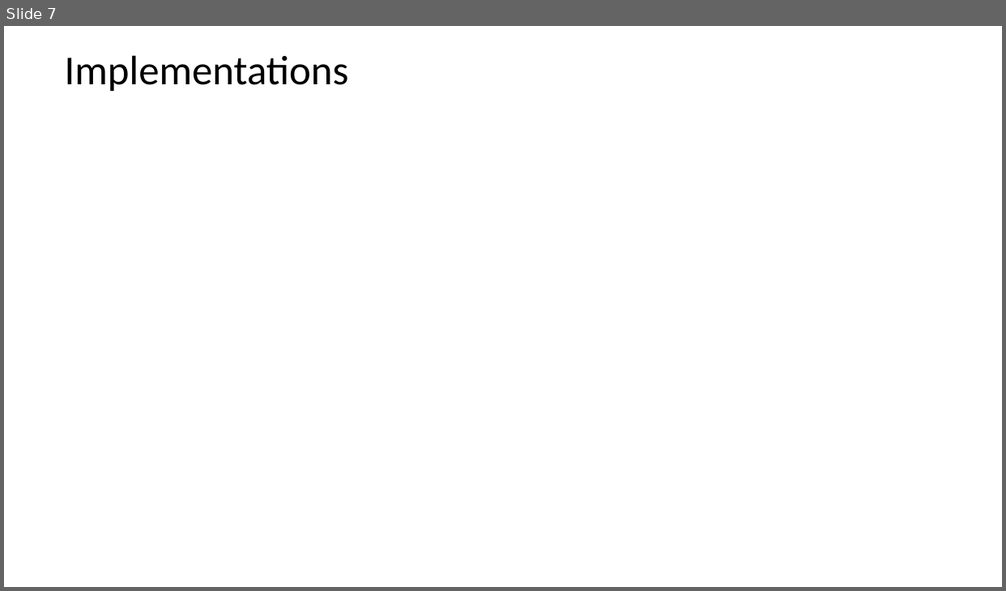
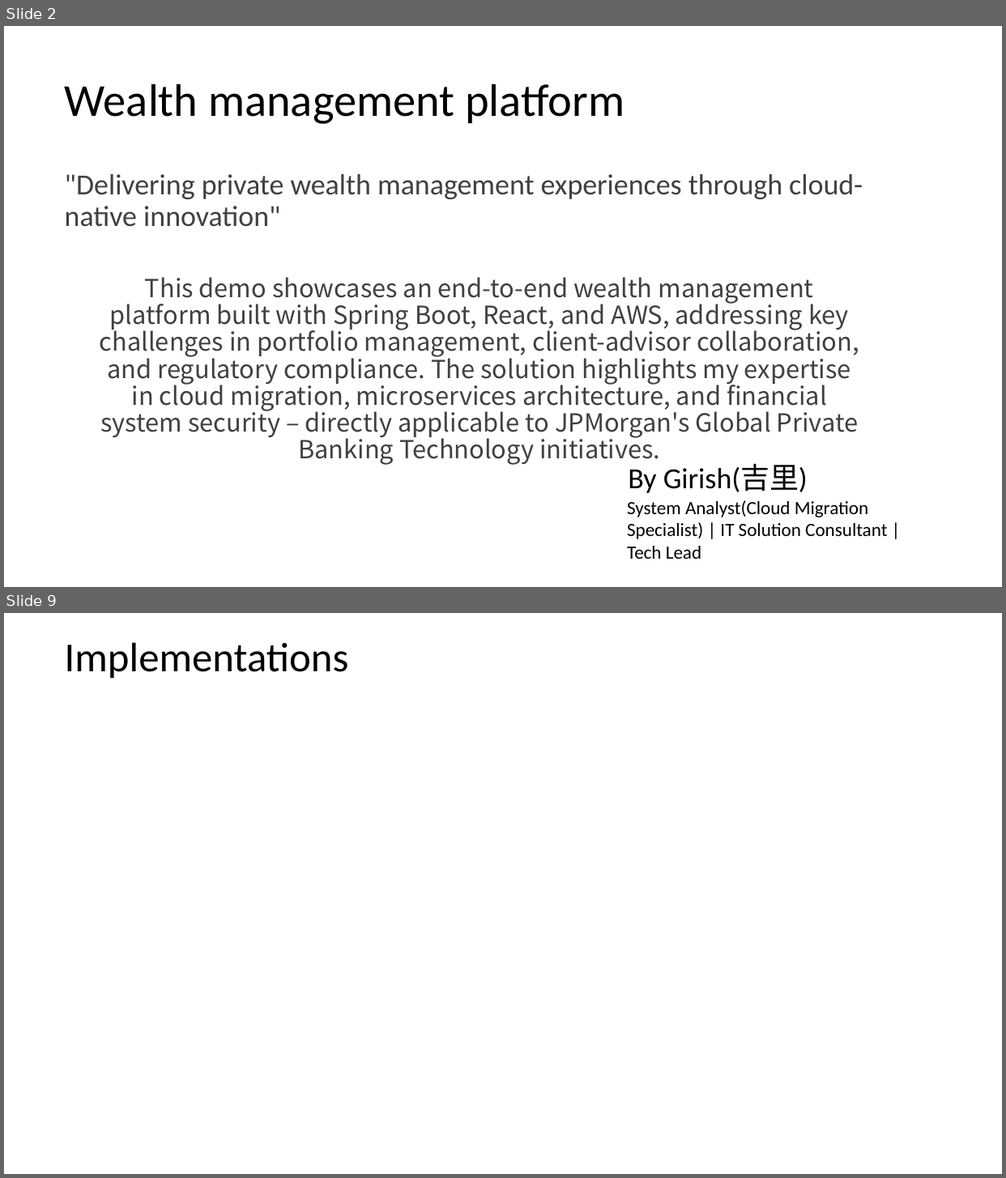
Before and after one commit to girish-thetechieguy/wealth-management-platform, a slide deck: jpm-wm-project-execution/2_Design/JPM_presentation.pptx. Shown one above the other, each under a label of ours: slide 7 before the commit, slides 2 and 9 after it; the slides between them are not shown. The pictures are 1006x591 and 1006x1178 pixels, drawn with LibreOffice and Linux fonts; fonts in the diff are those of the drawing. Boxes give left, top, right and bottom in pixels: in the first picture for what was removed or moved away, otherwise in the second. Text is boxed around its words. In the diff, an @@ line names an element or a change of style, - is before the commit and + after.

```diff
--- a/jpm-wm-project-execution/2_Design/JPM_presentation.pptx
+++ b/jpm-wm-project-execution/2_Design/JPM_presentation.pptx
@@ slide 2 added at (4,26,1002,587), background #FFFFFF @@
@@ title added at (65,84,624,124), 44 pt, text #000000 @@
+Wealth management platform
@@ text added at (65,174,863,227), 28 pt, text #404040 @@
+"Delivering private wealth management experiences through cloud-native innovation"
@@ text added at (100,277,859,465), 24 pt, text #404040 @@
+This demo showcases an end-to-end wealth management platform built with Spring Boot, React, and AWS, addressing key challenges in portfolio management, client-advisor collaboration, and regulatory compliance. The solution highlights my expertise in cloud migration, microservices architecture, and financial system security – directly applicable to JPMorgan's Global Private Banking Technology initiatives.
@@ text added at (628,464,808,493), 28 pt, text #000000 @@
+By Girish(吉里)
@@ text added at (627,501,887,559), 18 pt, text #000000 @@
+System Analyst(Cloud Migration Specialist) | IT Solution Consultant | Tech Lead
@@ what was slide 7 is now slide 9 @@
```
Also in this commit, not shown: 2 slides changed, 5 other slides added, 4 slides removed, 39 other files.
